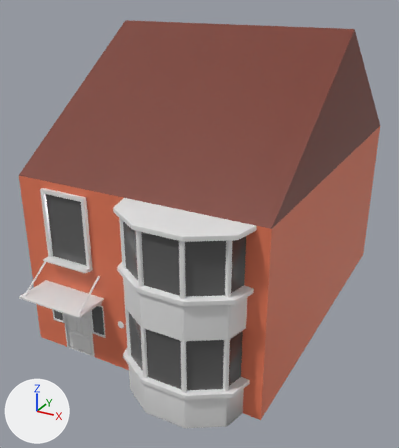
One commit to the Blender file Assets/GameAssets/Blender/House/house.blend: the scene before it, then after it.
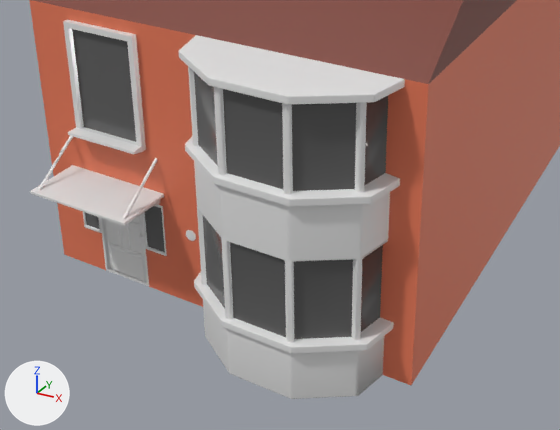
Old and new are each drawn whole from a camera (50 mm lens) standing at (7.15, -14.68, 9.59) and looking at (-0.18, -1.35, 2.93) and again close up on the part from 0% to 89% of the width and 39% to 100% of the height. Lighting does not change. The marker at lower left points along +X, +Y and +Z.

Objects in the first close-up: 'Door', 'DoorFrame', 'FrameSupportL', 'Front', 'FrontWall', 'FrontWindowSill', 'Roof', 'Walls', 'WindowFrame', 'WindowSill'.
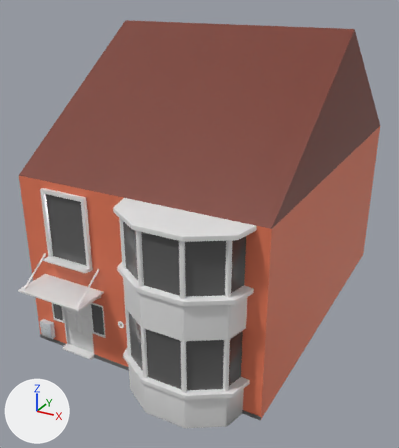
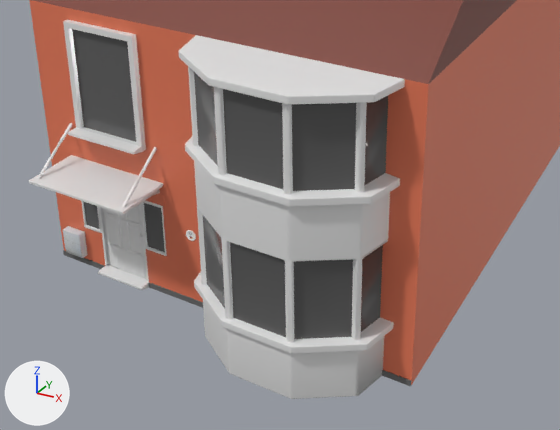
Location of each change, (x1, y1, x2, y2) in pixels of the close-ups (560 x 430 px):
'DoorFrame', moved
    before: (30, 165, 164, 226)
    after: (29, 155, 163, 215)
'BottomTrimmings', added
    after: (63, 250, 412, 386)
'ElectricityBox', added
    after: (63, 226, 88, 258)
'DoorStep', added
    after: (98, 266, 149, 290)
'FrameSupportL', moved
    before: (38, 136, 73, 190)
    after: (37, 123, 72, 179)
'DoorArch', added
    after: (149, 193, 165, 207)

What changed in the scene script:
```text
Add img_electricity_box_png:
    img_electricity_box_png = load_image('electricity_box.png', '../../Textures/House/electricity_box.png', 1024, 1024, 'sRGB')
Add mat_electricity_box:
    mat_electricity_box = principled_material('electricity_box')
    mat_electricity_box.texture = img_electricity_box_png
Add mat_bottom_trimmings:
    mat_bottom_trimmings = principled_material('bottom_trimmings')
    mat_bottom_trimmings.base_color = (0.147, 0.147, 0.147)  # dark grey #6b6b6b
Add me_cube_004:
    me_cube_004.from_pydata(...)  # 12 vertices, 10 faces; spans x -0.2..0.2, y -0.15..0.0, z -0.2..0.3
    me_cube_004.polygons.foreach_set('use_smooth', [True] * 10)
    me_cube_004.materials.append(mat_electricity_box)  # picture img_electricity_box_png
Add me_cube_003:
    me_cube_003.from_pydata(...)  # 44 vertices, 32 faces; spans x -1.0..1.0, y -0.01..0.0, z -0.2..0.1
    me_cube_003.polygons.foreach_set('use_smooth', [True] * 32)
    me_cube_003.materials.append(mat_house_brick)  # orange #e77958
Add me_cube_002:
    me_cube_002.from_pydata(...)  # 32 vertices, 27 faces; spans x -0.5..0.5, y -0.4..-0.2, z 0.0..0.1
    me_cube_002.polygons.foreach_set('use_smooth', [True] * 27)
Add me_cube:
    me_cube.from_pydata(...)  # a box spanning x -3.5..-2.5, y -0.02..0.0, z 0.0..0.1; a box spanning x -1.5..3.5, y -0.02..0.0, z 0.0..0.1
    me_cube.materials.append(mat_bottom_trimmings)  # dark grey #6b6b6b
Change ob_doorframe:
    ob_doorframe.location: (-2.0, -5.5, 2.05) -> (-2.0, -5.5, 2.25)
Change ob_framesupportl:
    ob_framesupportl.location: (-2.0, -5.5, 2.05) -> (-2.0, -5.5, 2.25)
Add ob_electricitybox:
    ob_electricitybox = bpy.data.objects.new('ElectricityBox', me_cube_004)
    ob_electricitybox.location = (-3.1, -5.0, 0.4)
    _m = ob_electricitybox.modifiers.new('Bevel', 'BEVEL')
    _m.width = 0.005
    _m.width_pct = 0.005
    _m.segments = 4
Add ob_doorarch:
    ob_doorarch = bpy.data.objects.new('DoorArch', me_cube_003)
    ob_doorarch.location = (-2.0, -5.0, 2.0)
    _m = ob_doorarch.modifiers.new('Bevel', 'BEVEL')
    _m.width = 0.01
    _m.width_pct = 0.01
    _m.segments = 2
Add ob_doorstep:
    ob_doorstep = bpy.data.objects.new('DoorStep', me_cube_002)
    ob_doorstep.location = (-2.0, -4.8, 0.0)
    _m = ob_doorstep.modifiers.new('Bevel', 'BEVEL')
    _m.width = 0.01
    _m.width_pct = 0.01
    _m.segments = 2
Add ob_bottomtrimmings:
    ob_bottomtrimmings = bpy.data.objects.new('BottomTrimmings', me_cube)
    ob_bottomtrimmings.location = (0.0, -5.0, 0.0)
```
